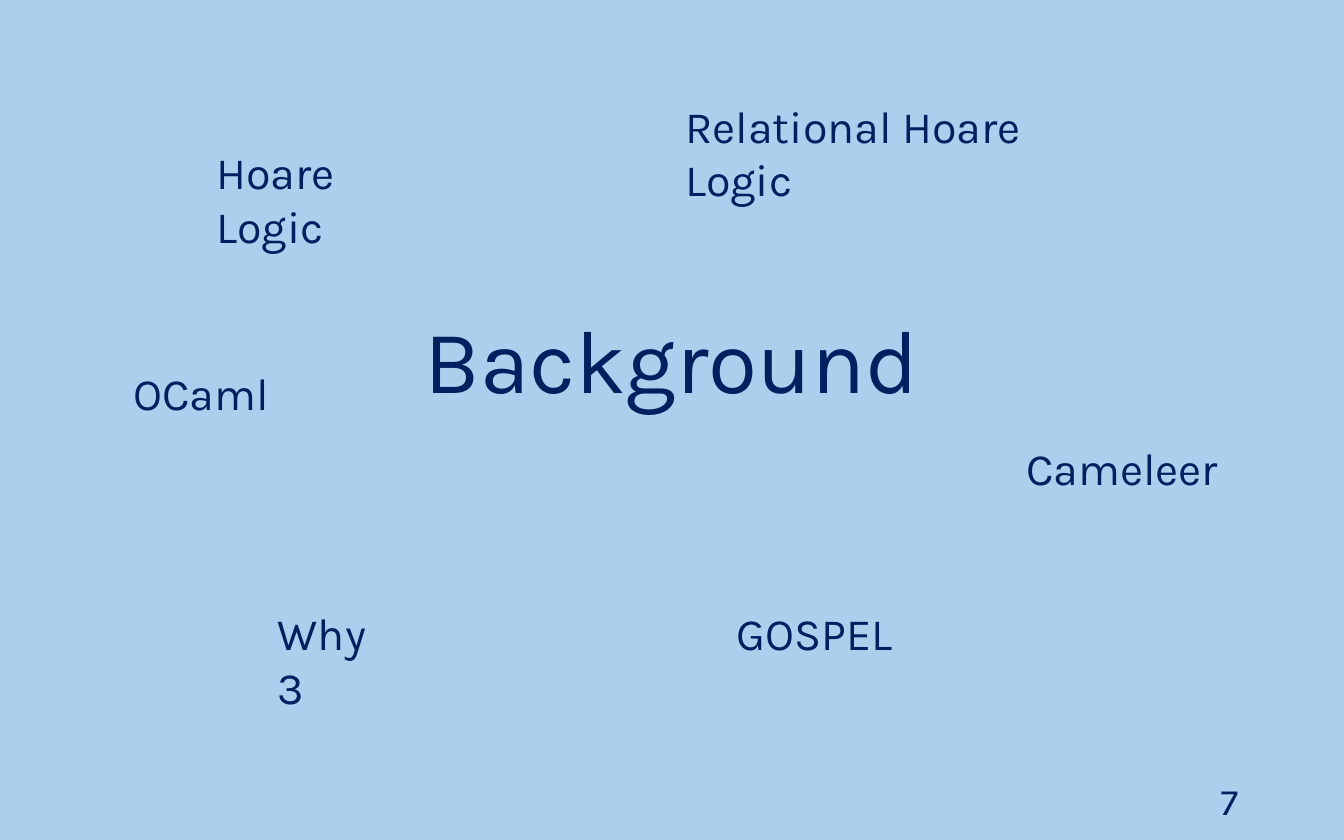
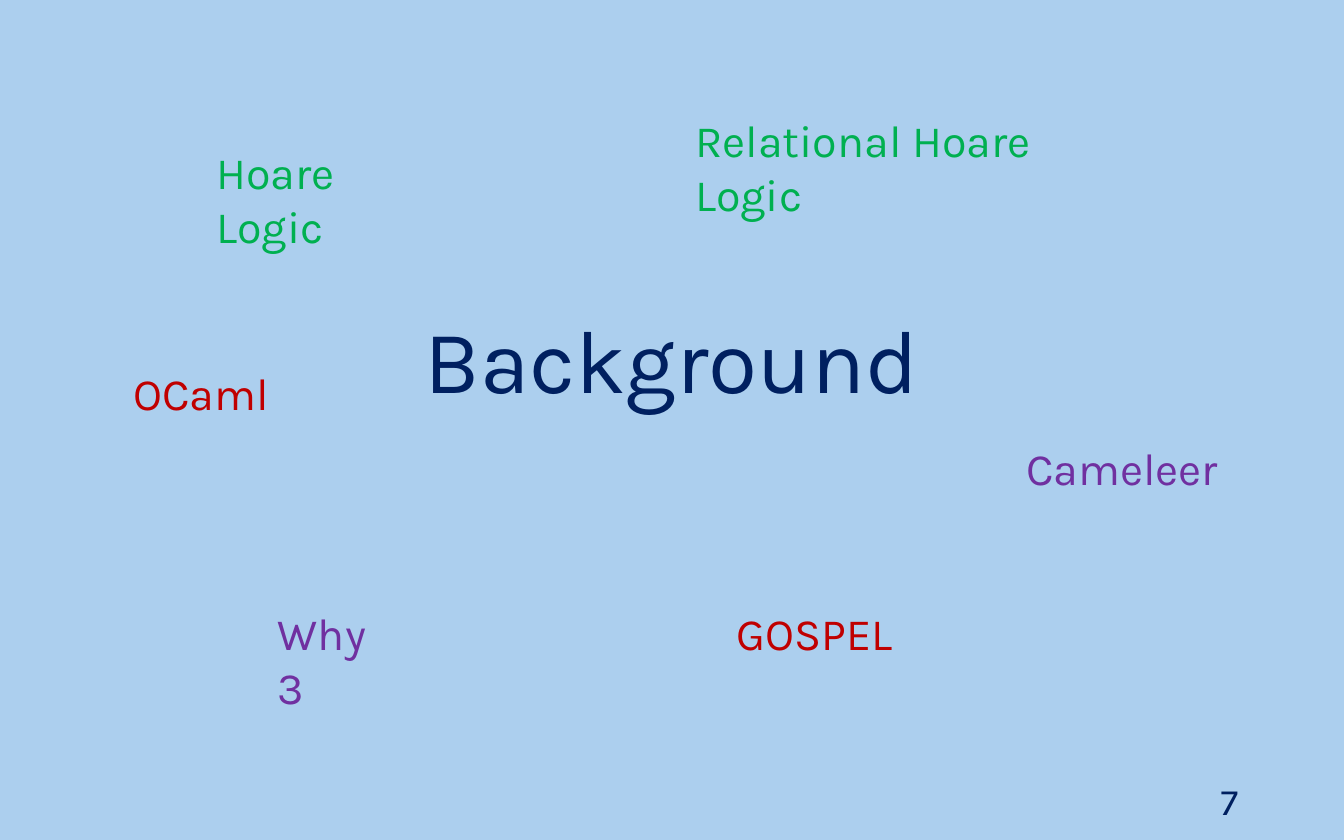
Before and after one commit to JoaoNini75/MasterThesis, a slide deck: slide 7 of Ap Prep Tese.pptx. Drawn at 1344x840 pixels with LibreOffice and Linux fonts; fonts in the diff are those of the drawing. Boxes give left, top, right and bottom in pixels: in the first picture for what was removed or moved away, otherwise in the second. Text is boxed around its words. In the diff, an @@ line names an element or a change of style, - is before the commit and + after.

```diff
--- a/Ap Prep Tese.pptx
+++ b/Ap Prep Tese.pptx
@@ text "Relational Hoare Logic" at (695, 126, 1030, 222): text colour #002060 to #00B050 @@
@@ text "Relational Hoare Logic": place and size @@
-text "Relational Hoare Logic" at (685, 112, 1020, 207)
+text "Relational Hoare Logic" at (695, 126, 1030, 222)
@@ text "Hoare Logic" at (217, 161, 335, 254): text colour #002060 to #00B050 @@
@@ text "OCaml" at (134, 379, 269, 411): text colour #002060 to #C00000 @@
@@ text "Cameleer" at (1026, 454, 1218, 486): text colour #002060 to #7030A0 @@
@@ text "Why3" at (265, 599, 402, 667): text colour #002060 to #7030A0 @@
@@ text "GOSPEL" at (736, 621, 892, 651): text colour #002060 to #C00000 @@
```
Also in this commit, not shown: 7 other slides changed, 2 slides added, 1 slide removed.
